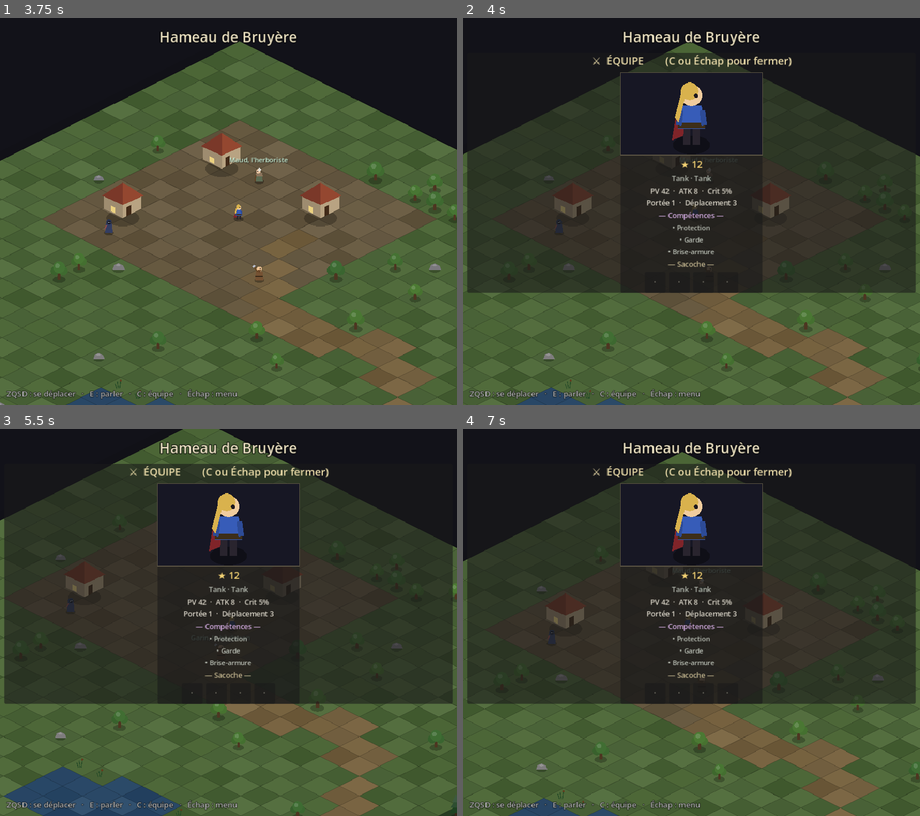
Above: before the commit, frames 1-4 (two rows, left to right).
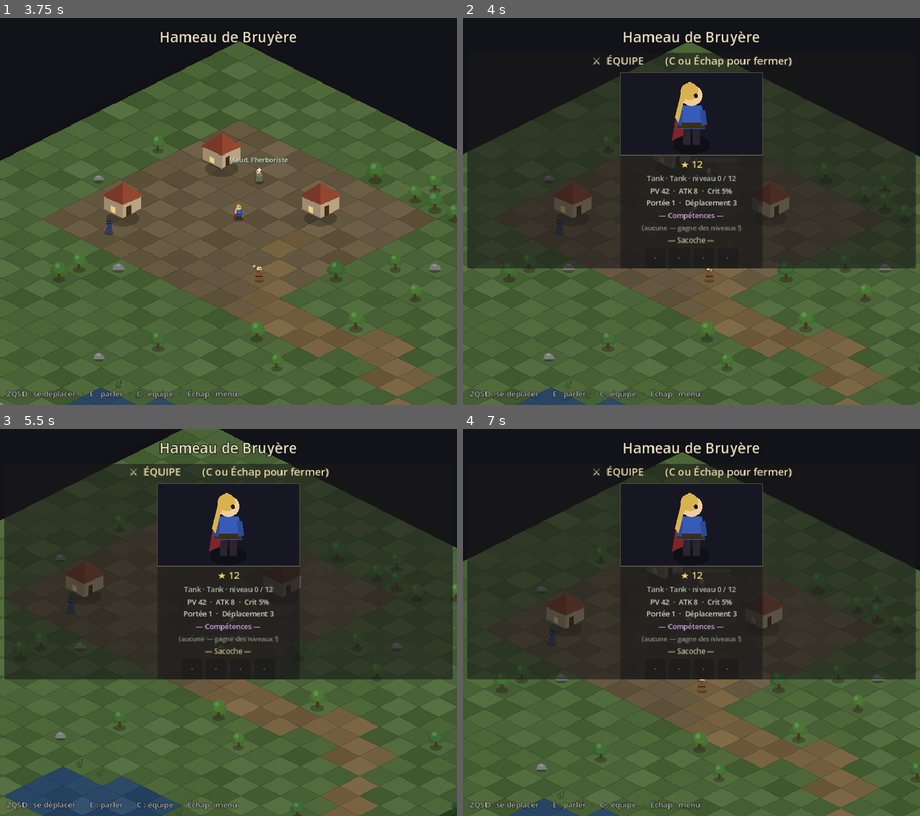
Above: after the commit, the same moments.

Repository: bodji27200-web/mon-jeux-video-
Game: Godot game, scene res://Title.tscn
Two runs of this game, one before a commit and one after it. Both use one fixed random seed, a clock stepped at 60 frames per second and the inputs below.
Inputs (mouse positions are in pixels of both pictures, inside the frame that each line leads up to):
- Up to frame 1 (3.75 s): click "⚜ Campagne" at 0.5 s; click "Normal — L'expérience équilib…" at 1.25 s; click (82, 265) at 2.02 s; type "12" at 2.1 s; click "⚔ Commencer l'aventure" at 2.75 s; tap Enter (ui_accept) at 3.5 s; move the mouse to (329, 192) at 3.52 s; hold D from 3.53 s (still down); tap E at 3.6 s; click (329, 192) at 3.67 s
- Up to frame 2 (4 s): keep holding D; tap Enter (ui_accept) at 3.77 s; tap C at 3.8 s
- Up to frame 3 (5.5 s): move the mouse to (137, 641) at 4.27 s; release D at 4.28 s; hold S 4.28-5.03 s; tap C at 4.35, 5.3 s; tap Enter (ui_accept) at 4.52 s; tap E at 4.55, 5.1 s; move the mouse to (274, 537) at 5.02 s; hold D from 5.03 s (still down)
- Up to frame 4 (7 s): move the mouse to (668, 699) at 5.77 s; release D at 5.78 s; hold W 5.78-6.53 s; tap C at 5.85, 6.8 s; click (668, 699) at 5.92 s; tap Enter (ui_accept) at 6.02, 6.77 s; tap E at 6.05, 6.6 s; move the mouse to (828, 680) at 6.52 s; hold A from 6.53 s (still down)

Frame 1 is identical in both runs. In frame 2, 6.7% of the frame differs, in the area x 0-100%, y 40-72%; in frame 3, 6.7%; in frame 4, 6.7%.

Commit message:
Campagne : niveaux (max 12) + arbres de compétences par rôle
- Victoire = +1 niveau par membre présent (+2 contre un boss)
- Chaque niveau : choix d'un bonus permanent (+6% PV / +1 ATK / +3% crit)
- Chaque niveau pair : 1 compétence au choix parmi 2 (arbre du rôle,
  4 rôles x 6 rangées x 2 — types existants, zéro nouveau code moteur)
- Départ SANS compétence : le build se construit en jouant
- Choix au retour dans le monde (panneau dédié, monde en pause)
- Compagnons : classes propres à la campagne (Sera la pisteuse, Garin le
  bûcheron, figures dessinées) — le JcJ reste un mode à part
- Barre de compétences : 6 emplacements ; fiche d'équipe : niveau, stats
  boostées, compétences d'arbre

https://claude.ai/code/session_01EpgfsrtgHrc32ugg4f27MT

Diff:
--- a/Battle.gd
+++ b/Battle.gd
@@ -16,7 +16,7 @@
 # Barre de compétences : 3 carrés en bas à droite, un par compétence active de
 # la classe (jusqu'à 3). Les carrés sans compétence restent vides/désactivés.
 # Icône courte par type de compétence.
-const SKILL_SLOTS := 3
+const SKILL_SLOTS := 6  # 6 carrés (arbres de campagne) ; le JcJ en remplit 3
 # Bonus de dégâts en attaquant depuis une hauteur supérieure (relief tactique).
 const HIGH_GROUND_MULT := 1.25
 
@@ -90,6 +90,10 @@
 		for u in get_tree().get_nodes_in_group("units"):
 			if u.is_player() and ni < GameData.campaign_battle_names.size():
 				u.display_name = str(GameData.campaign_battle_names[ni])
+				# Progression de campagne : niveaux, bonus et compétences d'arbre.
+				if ni < GameData.campaign_battle_ids.size():
+					u.apply_growth(GameData.member_progress(
+							str(GameData.campaign_battle_ids[ni])))
 				ni += 1
 	_start_player = GameData.player_team.size()
 	_start_ai = GameData.ai_team.size()
@@ -692,7 +696,17 @@
 			replay_button.text = "Continuer l'aventure" if p else "Retour au menu"
 			if p and not GameData.campaign_defeated.has(GameData.campaign_enemy_id):
 				GameData.campaign_defeated.append(GameData.campaign_enemy_id)
+				# Victoire = +1 niveau pour chaque membre présent (+2 si boss).
+				var gain := 1
+				for cid2 in GameData.ai_team:
+					if GameData.CLASSES.get(cid2, {}).get("boss", false):
+						gain = 2
+				for mid in GameData.campaign_battle_ids:
+					var prog: Dictionary = GameData.member_progress(str(mid))
+					prog.pending = mini(int(prog.pending) + gain,
+							GameData.MAX_LEVEL - int(prog.level))
 				GameData.save_campaign()
+				stats_label.text += "\n\n★ Niveau supérieur ! (choix au retour dans le monde)"
 			elif not p and GameData.campaign_difficulty == "hardcore":
 				# Hardcore : la mort de l'équipe efface la campagne (mort permanente).
 				GameData.clear_campaign()
--- a/GameData.gd
+++ b/GameData.gd
@@ -417,6 +417,24 @@
 		"max_hp": 18, "move_range": 4, "attack": 9, "attack_range": 3,
 		"crit_chance": 0.15, "behavior": "kite", "on_hit": "poison", "role": "ranged",
 		"hidden": true, "figure": "rodeur",
+		"skills": [],
+	},
+	# Compagnons de CAMPAGNE (hidden : classes propres au mode histoire,
+	# dessinées via leur figure d'exploration — le JcJ est un mode à part).
+	"sera_pisteuse": {
+		"name": "Sera la pisteuse", "color": Color(0.30, 0.42, 0.62), "symbol": "s",
+		"description": "Déserteuse des rôdeurs. Frappe de loin et connaît leurs faiblesses.",
+		"max_hp": 24, "move_range": 4, "attack": 9, "attack_range": 4,
+		"crit_chance": 0.20, "behavior": "kite", "role": "ranged",
+		"hidden": true, "figure_npc": "etrangere",
+		"skills": [],
+	},
+	"garin_bucheron": {
+		"name": "Garin le bûcheron", "color": Color(0.55, 0.38, 0.22), "symbol": "g",
+		"description": "Bûcheron à l'allonge de lancier. Solide, tient la ligne de front.",
+		"max_hp": 34, "move_range": 3, "attack": 9, "attack_range": 2,
+		"crit_chance": 0.10, "behavior": "melee", "role": "tank",
+		"hidden": true, "figure_npc": "bucheron",
 		"skills": [],
 	},
 	"veilleur_murmures": {
@@ -541,12 +559,95 @@
 
 # Compagnons recrutables en campagne (id -> nom, classe de combat, figure
 # d'exploration). Recrutés via les dialogues ; ils marchent derrière le héros.
+# Leurs classes sont PROPRES à la campagne (le JcJ est un mode à part).
 const COMPANIONS := {
-	"sera":  {"name": "Sera",  "class": "chasseur", "figure": "etrangere"},
-	"garin": {"name": "Garin", "class": "lancier",  "figure": "bucheron"},
+	"sera":  {"name": "Sera",  "class": "sera_pisteuse",  "figure": "etrangere"},
+	"garin": {"name": "Garin", "class": "garin_bucheron", "figure": "bucheron"},
 }
 var campaign_party: Array = []         # ids des compagnons recrutés (ordre de marche)
 var campaign_battle_names: Array = []  # noms des unités joueur au combat (transitoire)
+var campaign_battle_ids: Array = []    # ids de progression ("hero", "sera"...) alignés
+
+# --- Niveaux & arbres de compétences (campagne uniquement) ---
+# Victoire = +1 niveau pour chaque membre présent (+2 contre un boss), max 12.
+# Chaque niveau : choix d'un bonus ; chaque niveau PAIR : choix d'1 compétence
+# parmi 2 dans l'arbre du RÔLE (rangée = niveau/2). En campagne, on démarre
+# SANS compétence : le build se construit en jouant.
+const MAX_LEVEL := 12
+const LEVEL_BONUSES := [
+	{"id": "pv",   "label": "+6% PV max",   "hp_pct": 0.06},
+	{"id": "atk",  "label": "+1 Attaque",   "atk": 1},
+	{"id": "crit", "label": "+3% Critique", "crit": 0.03},
+]
+# Arbres par rôle : 6 rangées de 2 choix (types 100 % déjà gérés par le moteur).
+const TREE := {
+	"tank": [
+		[{"name": "Protection", "type": "shield_ally", "target": "ally", "range": 2, "cooldown": 3, "desc": "Bouclier (-50% dégâts subis, 2 tours) sur un allié à 2 cases."},
+		 {"name": "Garde", "type": "self_buff", "target": "self", "buff": "garde", "cooldown": 3, "desc": "-60% de dégâts subis pendant 2 tours."}],
+		[{"name": "Coup de bouclier", "type": "heavy_strike", "target": "enemy", "dmg_mult": 1.5, "range": 1, "cooldown": 3, "desc": "Frappe lourde (×1.5) au corps à corps."},
+		 {"name": "Brise-armure", "type": "apply_debuff", "target": "enemy", "buff": "vulnerabilite", "range": 1, "cooldown": 3, "desc": "Frappe et expose la cible (+35% dégâts subis, 2 tours)."}],
+		[{"name": "Rempart", "type": "buff_ally", "target": "ally", "buff": "bouclier", "range": 2, "cooldown": 3, "desc": "Bouclier (-50% dégâts subis, 2 tours) sur un allié."},
+		 {"name": "Secousse", "type": "cleave", "target": "enemy", "radius": 1, "dmg_mult": 1.0, "range": 1, "cooldown": 3, "desc": "Frappe la cible et tous ses voisins."}],
+		[{"name": "Représailles", "type": "self_buff", "target": "self", "buff": "riposte", "cooldown": 3, "desc": "Contre-attaque automatique au corps à corps (2 tours)."},
+		 {"name": "Cri de guerre", "type": "team_buff", "target": "self", "buff": "force", "cooldown": 4, "desc": "TOUTE l'équipe gagne +50% de dégâts (2 tours)."}],
+		[{"name": "Châtiment", "type": "heavy_strike", "target": "enemy", "dmg_mult": 1.7, "range": 1, "cooldown": 3, "desc": "Coup dévastateur (×1.7)."},
+		 {"name": "Entrave", "type": "apply_debuff", "target": "enemy", "buff": "racines", "range": 1, "cooldown": 4, "desc": "Frappe et immobilise la cible 1 tour."}],
+		[{"name": "Forteresse", "type": "team_buff", "target": "self", "buff": "bouclier", "cooldown": 4, "desc": "TOUTE l'équipe subit -50% de dégâts (2 tours)."},
+		 {"name": "Exécution", "type": "heavy_strike", "target": "enemy", "dmg_mult": 1.9, "range": 1, "cooldown": 3, "desc": "Coup fatal (×1.9)."}],
+	],
+	"melee": [
+		[{"name": "Frappe lourde", "type": "heavy_strike", "target": "enemy", "dmg_mult": 1.5, "range": 1, "cooldown": 3, "desc": "Coup puissant (×1.5) au corps à corps."},
+		 {"name": "Affûtage", "type": "self_buff", "target": "self", "buff": "force", "cooldown": 4, "desc": "+50% de dégâts pendant 2 tours."}],
+		[{"name": "Fauchage", "type": "cleave", "target": "enemy", "radius": 1, "dmg_mult": 1.0, "range": 1, "cooldown": 3, "desc": "Frappe la cible et tous ses voisins."},
+		 {"name": "Entaille exposante", "type": "apply_debuff", "target": "enemy", "buff": "vulnerabilite", "range": 1, "cooldown": 3, "desc": "Frappe et expose la cible (+35% dégâts subis, 2 tours)."}],
+		[{"name": "Pas de l'ombre", "type": "teleport_strike", "target": "enemy", "range": 4, "cooldown": 3, "desc": "Se téléporte au contact d'un ennemi (4 cases) et frappe."},
+		 {"name": "Rage", "type": "self_buff", "target": "self", "buff": "rage", "cooldown": 4, "desc": "+50% de dégâts mais +25% subis (2 tours)."}],
+		[{"name": "Lame drainante", "type": "drain_strike", "target": "enemy", "range": 1, "cooldown": 4, "desc": "Frappe et récupère 60% des dégâts en PV."},
+		 {"name": "Coup au genou", "type": "apply_debuff", "target": "enemy", "buff": "racines", "range": 1, "cooldown": 4, "desc": "Frappe et immobilise la cible 1 tour."}],
+		[{"name": "Décapitation", "type": "heavy_strike", "target": "enemy", "dmg_mult": 1.8, "range": 1, "cooldown": 3, "desc": "Coup dévastateur (×1.8). Idéal pour achever."},
+		 {"name": "Posture du duel", "type": "self_buff", "target": "self", "buff": "riposte", "cooldown": 3, "desc": "Contre-attaque automatique au corps à corps (2 tours)."}],
+		[{"name": "Tourbillon", "type": "cleave", "target": "enemy", "radius": 1, "dmg_mult": 1.3, "range": 1, "cooldown": 3, "desc": "Fauche tout autour (×1.3)."},
+		 {"name": "Coup fatal", "type": "heavy_strike", "target": "enemy", "dmg_mult": 2.0, "range": 1, "cooldown": 3, "desc": "Le coup ultime (×2.0)."}],
+	],
+	"ranged": [
+		[{"name": "Tir visé", "type": "heavy_strike", "target": "enemy", "dmg_mult": 1.5, "range": 4, "cooldown": 3, "desc": "Tir puissant (×1.5) jusqu'à 4 cases."},
+		 {"name": "Flèche vénéneuse", "type": "apply_debuff", "target": "enemy", "buff": "poison", "range": 4, "cooldown": 3, "desc": "Tir + poison (3 dégâts/tour, 3 tours)."}],
+		[{"name": "Tir perforant", "type": "piercing_shot", "target": "line", "range": 4, "cooldown": 3, "desc": "Touche TOUS les ennemis alignés dans une direction."},
+		 {"name": "Flèche entravante", "type": "apply_debuff", "target": "enemy", "buff": "racines", "range": 4, "cooldown": 3, "desc": "Tir + immobilisation 1 tour."}],
+		[{"name": "Tir en retraite", "type": "retreat_shot", "target": "enemy", "range": 4, "retreat": 2, "cooldown": 3, "desc": "Tire puis recule de 2 cases."},
+		 {"name": "Tir fragilisant", "type": "apply_debuff", "target": "enemy", "buff": "vulnerabilite", "range": 4, "cooldown": 3, "desc": "Tir + vulnérabilité (+35% dégâts subis, 2 tours)."}],
+		[{"name": "Pluie de flèches", "type": "cleave", "target": "enemy", "radius": 1, "dmg_mult": 1.0, "range": 4, "cooldown": 3, "desc": "Salve sur la cible et tous ses voisins."},
+		 {"name": "Tir glacé", "type": "apply_debuff", "target": "enemy", "buff": "gel", "range": 4, "cooldown": 3, "desc": "Tir + gel (-2 déplacement, 2 tours)."}],
+		[{"name": "Tir d'élite", "type": "heavy_strike", "target": "enemy", "dmg_mult": 1.8, "range": 5, "cooldown": 3, "desc": "Tir surpuissant (×1.8) à très longue portée."},
+		 {"name": "Flèche toxique", "type": "double_dot", "target": "enemy", "range": 4, "cooldown": 3, "desc": "Applique Poison ET Brûlure simultanément."}],
+		[{"name": "Tir fatal", "type": "heavy_strike", "target": "enemy", "dmg_mult": 2.0, "range": 5, "cooldown": 3, "desc": "Le tir ultime (×2.0)."},
+		 {"name": "Volée suppressive", "type": "team_debuff", "target": "self", "buff": "affaiblissement", "cooldown": 4, "desc": "TOUS les ennemis perdent 30% de dégâts (2 tours)."}],
+	],
+	"healer": [
+		[{"name": "Soin", "type": "war_heal", "target": "ally", "heal_amount": 14, "range": 3, "can_self": true, "cooldown": 3, "desc": "Rend 14 PV à un allié (ou soi)."},
+		 {"name": "Régénération", "type": "buff_ally", "target": "ally", "buff": "regen", "range": 3, "can_self": true, "cooldown": 3, "desc": "Soigne 5 PV/tour pendant 3 tours."}],
+		[{"name": "Purification", "type": "purify", "target": "ally", "range": 3, "can_self": true, "cooldown": 3, "desc": "Retire tous les effets négatifs d'un allié (ou de soi)."},
+		 {"name": "Protection sacrée", "type": "buff_ally", "target": "ally", "buff": "bouclier", "range": 3, "can_self": true, "cooldown": 3, "desc": "Bouclier (-50% dégâts subis, 2 tours)."}],
+		[{"name": "Renforcement", "type": "empower_ally", "target": "ally", "range": 3, "cooldown": 3, "desc": "Un allié gagne +50% de dégâts (2 tours)."},
+		 {"name": "Semonce", "type": "apply_debuff", "target": "enemy", "buff": "affaiblissement", "range": 3, "cooldown": 3, "desc": "Frappe et affaiblit la cible (-30% dégâts, 2 tours)."}],
+		[{"name": "Grand soin", "type": "war_heal", "target": "ally", "heal_amount": 20, "range": 3, "can_self": true, "cooldown": 3, "desc": "Rend 20 PV à un allié (ou soi)."},
+		 {"name": "Garde collective", "type": "team_buff", "target": "self", "buff": "bouclier", "cooldown": 5, "desc": "TOUTE l'équipe subit -50% de dégâts (2 tours)."}],
+		[{"name": "Jugement", "type": "apply_debuff", "target": "enemy", "buff": "vulnerabilite", "range": 3, "cooldown": 3, "desc": "Frappe et condamne (+35% dégâts subis, 2 tours)."},
+		 {"name": "Garde du bretteur", "type": "buff_ally", "target": "ally", "buff": "riposte", "range": 3, "can_self": true, "cooldown": 4, "desc": "Un allié contre-attaque au corps à corps (2 tours)."}],
+		[{"name": "Hymne héroïque", "type": "team_buff", "target": "self", "buff": "force", "cooldown": 4, "desc": "TOUTE l'équipe gagne +50% de dégâts (2 tours)."},
+		 {"name": "Miracle", "type": "war_heal", "target": "ally", "heal_amount": 32, "range": 3, "can_self": true, "cooldown": 4, "desc": "Rend 32 PV à un allié (ou soi)."}],
+	],
+}
+# Progression par membre ("hero", "sera"...) : niveau, choix en attente, bonus
+# cumulés et compétences choisies (dicts complets, persistés tels quels).
+var campaign_levels := {}
+
+
+func member_progress(mid: String) -> Dictionary:
+	if not campaign_levels.has(mid):
+		campaign_levels[mid] = {"level": 0, "pending": 0,
+				"hp_pct": 0.0, "atk": 0, "crit": 0.0, "skills": []}
+	return campaign_levels[mid]
 
 
 # Pose un drapeau de campagne (choix mémorisé) sans sauvegarder (l'appelant
@@ -572,6 +673,7 @@
 	campaign_flags = {}
 	campaign_hero = {}
 	campaign_party = []
+	campaign_levels = {}
 	campaign_saved_at = ""
 	save_settings()
 
@@ -633,6 +735,7 @@
 	cfg.set_value("campaign", "flags", campaign_flags)
 	cfg.set_value("campaign", "hero", campaign_hero)
 	cfg.set_value("campaign", "party", campaign_party)
+	cfg.set_value("campaign", "levels", campaign_levels)
 	cfg.save(SETTINGS_PATH)
 
 
@@ -655,3 +758,4 @@
 	campaign_flags = cfg.get_value("campaign", "flags", {})
 	campaign_hero = cfg.get_value("campaign", "hero", {})
 	campaign_party = cfg.get_value("campaign", "party", [])
+	campaign_levels = cfg.get_value("campaign", "levels", {})
--- a/Overworld.gd
+++ b/Overworld.gd
@@ -227,6 +227,13 @@
 var _sheet_open := false
 var _sheet_panel: PanelContainer
 var _sheet_box: HBoxContainer  # colonnes côte à côte (façon BG3 : 1 par perso)
+# Montées de niveau (après victoire) : file de choix bonus/compétence par membre.
+var _leveling := false
+var _lvl_queue: Array = []
+var _lvl_panel: PanelContainer
+var _lvl_title: Label
+var _lvl_sub: Label
+var _lvl_choices: VBoxContainer
 
 
 func _ready() -> void:
@@ -244,6 +251,8 @@
 	# Fondu d'arrivée dans le monde.
 	_fade.color = Color(0.0, 0.0, 0.0, 1.0)
 	create_tween().tween_property(_fade, "color:a", 0.0, 0.7)
+	# Montées de niveau gagnées au dernier combat : on choisit maintenant.
+	_check_levelups()
 
 
 # --- Génération du monde (déterministe : le même à chaque visite) ---
@@ -516,6 +525,29 @@
 	_sheet_box.add_theme_constant_override("separation", 10)
 	sheet_root.add_child(_sheet_box)
 
+	# Panneau de montée de niveau (après victoire) : un choix à la fois.
+	_lvl_panel = PanelContainer.new()
+	_lvl_panel.position = Vector2(166, 180)
+	_lvl_panel.custom_minimum_size = Vector2(500, 0)
+	_lvl_panel.visible = false
+	layer.add_child(_lvl_panel)
+	var lvl_box := VBoxContainer.new()
+	lvl_box.add_theme_constant_override("separation", 8)
+	_lvl_panel.add_child(lvl_box)
+	_lvl_title = Label.new()
+	_lvl_title.horizontal_alignment = HORIZONTAL_ALIGNMENT_CENTER
+	_lvl_title.add_theme_font_size_override("font_size", 22)
+	_lvl_title.add_theme_color_override("font_color", Color(0.98, 0.85, 0.40))
+	lvl_box.add_child(_lvl_title)
+	_lvl_sub = Label.new()
+	_lvl_sub.horizontal_alignment = HORIZONTAL_ALIGNMENT_CENTER
+	_lvl_sub.add_theme_font_size_override("font_size", 15)
+	_lvl_sub.add_theme_color_override("font_color", Color(0.82, 0.80, 0.74))
+	lvl_box.add_child(_lvl_sub)
+	_lvl_choices = VBoxContainer.new()
+	_lvl_choices.add_theme_constant_override("separation", 6)
+	lvl_box.add_child(_lvl_choices)
+
 	_fade = ColorRect.new()
 	_fade.position = Vector2.ZERO
 	_fade.size = Vector2(832, 704)
@@ -529,7 +561,7 @@
 func _process(delta: float) -> void:
 	if _grace > 0.0:
 		_grace -= delta
-	if not _locked and not _talking and not _sheet_open:
+	if not _locked and not _talking and not _sheet_open and not _leveling:
 		_move_player(delta)
 		_update_foes(delta)
 		_update_npcs()
@@ -563,12 +595,12 @@
 		GameData.save_campaign()
 		get_tree().change_scene_to_file("res://Title.tscn")
 	# E : parler au PNJ à portée (les choix se font à la souris).
-	if event.physical_keycode == KEY_E and not _talking and not _sheet_open:
+	if event.physical_keycode == KEY_E and not _talking and not _sheet_open and not _leveling:
 		var npc := _nearest_npc()
 		if npc:
 			_open_dialogue(npc)
 	# C : fiche d'équipe (héros + compagnons), monde en pause pendant la lecture.
-	if event.physical_keycode == KEY_C and not _talking:
+	if event.physical_keycode == KEY_C and not _talking and not _leveling:
 		if _sheet_open:
 			_close_sheet()
 		else:
@@ -738,12 +770,12 @@
 	Audio.play_sfx("click")
 	for c in _sheet_box.get_children():
 		c.queue_free()
-	_add_sheet_column(str(GameData.campaign_hero.get("name", "Héros")),
+	_add_sheet_column("hero", str(GameData.campaign_hero.get("name", "Héros")),
 			str(GameData.campaign_hero.get("class", "tank")), true, "")
 	for comp_id in GameData.campaign_party:
 		var c: Dictionary = GameData.COMPANIONS.get(comp_id, {})
 		if not c.is_empty():
-			_add_sheet_column(str(c.name), str(c["class"]), false, str(c.figure))
+			_add_sheet_column(str(comp_id), str(c.name), str(c["class"]), false, str(c.figure))
 	_sheet_panel.visible = true
 
 
@@ -752,12 +784,110 @@
 	_sheet_panel.visible = false
 
 
+# --- Montées de niveau (après victoire) ---
+# File d'étapes : chaque niveau = un bonus à choisir ; niveau PAIR = en plus,
+# 1 compétence parmi 2 dans l'arbre du rôle. Monde en pause pendant les choix.
+
+func _member_display(mid: String) -> String:
+	if mid == "hero":
+		return str(GameData.campaign_hero.get("name", "Héros"))
+	return str(GameData.COMPANIONS.get(mid, {}).get("name", mid))
+
+
+func _member_role(mid: String) -> String:
+	var cid := str(GameData.campaign_hero.get("class", "tank")) if mid == "hero" \
+			else str(GameData.COMPANIONS.get(mid, {}).get("class", "tank"))
+	return str(GameData.CLASSES.get(cid, {}).get("role", "melee"))
+
+
+func _check_levelups() -> void:
+	_lvl_queue.clear()
+	var members: Array = ["hero"]
+	for comp_id in GameData.campaign_party:
+		members.append(str(comp_id))
+	for mid in members:
+		var p: Dictionary = GameData.member_progress(str(mid))
+		var lvl: int = int(p.level)
+		var pend: int = int(p.pending)
+		while pend > 0 and lvl < GameData.MAX_LEVEL:
+			lvl += 1
+			pend -= 1
+			_lvl_queue.append({"id": mid, "kind": "bonus", "level": lvl})
+			if lvl % 2 == 0:
+				_lvl_queue.append({"id": mid, "kind": "skill", "level": lvl,
+						"row": lvl / 2 - 1})
+	if not _lvl_queue.is_empty():
+		_leveling = true
+		_show_levelup_step()
+
+
+func _show_levelup_step() -> void:
+	if _lvl_queue.is_empty():
+		_leveling = false
+		_lvl_panel.visible = false
+		GameData.campaign_pos = _player.mpos
+		GameData.save_campaign()
+		return
+	var step: Dictionary = _lvl_queue[0]
+	var mid := str(step.id)
+	_lvl_title.text = "★  %s passe niveau %d !" % [_member_display(mid), int(step.level)]
+	for c in _lvl_choices.get_children():
+		c.queue_free()
+	if str(step.kind) == "bonus":
+		_lvl_sub.text = "Choisis un bonus permanent :"
+		for b in GameData.LEVEL_BONUSES:
+			var bonus: Dictionary = b
+			_lvl_choices.add_child(_lvl_button(str(bonus.label), "", func():
+				_apply_bonus_choice(step, bonus)))
+	else:
+		_lvl_sub.text = "Choisis une NOUVELLE compétence (définitif) :"
+		var row: Array = GameData.TREE[_member_role(mid)][int(step.row)]
+		for opt in row:
+			var skill: Dictionary = opt
+			_lvl_choices.add_child(_lvl_button(str(skill.name), str(skill.desc), func():
+				_apply_skill_choice(step, skill)))
+	_lvl_panel.visible = true
+
+
+func _lvl_button(title: String, desc: String, cb: Callable) -> Button:
+	var b := Button.new()
+	b.text = title if desc == "" else "%s\n%s" % [title, desc]
+	b.custom_minimum_size = Vector2(0, 44 if desc == "" else 58)
+	b.focus_mode = Control.FOCUS_NONE
+	b.autowrap_mode = TextServer.AUTOWRAP_WORD_SMART
+	b.pressed.connect(func():
+		Audio.play_sfx("click")
+		cb.call())
+	return b
+
+
+func _apply_bonus_choice(step: Dictionary, bonus: Dictionary) -> void:
+	var p: Dictionary = GameData.member_progress(str(step.id))
+	p.level = int(step.level)
+	p.pending = maxi(0, int(p.pending) - 1)
+	p.hp_pct = float(p.hp_pct) + float(bonus.get("hp_pct", 0.0))
+	p.atk = int(p.atk) + int(bonus.get("atk", 0))
+	p.crit = float(p.crit) + float(bonus.get("crit", 0.0))
+	GameData.save_campaign()
+	_lvl_queue.pop_front()
+	_show_levelup_step()
+
+
+func _apply_skill_choice(step: Dictionary, skill: Dictionary) -> void:
+	var p: Dictionary = GameData.member_progress(str(step.id))
+	p.skills.append(skill.duplicate())
+	GameData.save_campaign()
+	_lvl_queue.pop_front()
+	_show_levelup_step()
+
+
 # Une colonne de personnage (façon BG3) : portrait dessiné en grand, identité,
 # stats, compétences, et la sacoche (structure de l'inventaire à venir).
-func _add_sheet_column(member_name: String, cid: String, is_hero: bool, fig: String) -> void:
+func _add_sheet_column(mid: String, member_name: String, cid: String, is_hero: bool, fig: String) -> void:
 	var d: Dictionary = GameData.CLASSES.get(cid, {})
 	if d.is_empty():
 		return
+	var p: Dictionary = GameData.member_progress(mid)
 	var panel := PanelContainer.new()
 	panel.custom_minimum_size = Vector2(258, 0)
 	var col := VBoxContainer.new()
@@ -777,14 +907,18 @@
 			Color(0.95, 0.82, 0.45) if is_hero else Color(0.75, 0.88, 0.80))
 	col.add_child(head)
 	var sub := Label.new()
-	sub.text = "%s · %s" % [str(d.name), str(ROLE_NAMES.get(str(d.get("role", "")), ""))]
+	sub.text = "%s · %s · niveau %d / %d" % [str(d.name),
+			str(ROLE_NAMES.get(str(d.get("role", "")), "")),
+			int(p.level), GameData.MAX_LEVEL]
 	sub.horizontal_alignment = HORIZONTAL_ALIGNMENT_CENTER
 	sub.add_theme_font_size_override("font_size", 13)
 	sub.add_theme_color_override("font_color", Color(0.70, 0.72, 0.68))
 	col.add_child(sub)
 	var stats := Label.new()
 	stats.text = "PV %d  ·  ATK %d  ·  Crit %d%%\nPortée %d  ·  Déplacement %d" % [
-			int(d.max_hp), int(d.attack), int(float(d.crit_chance) * 100.0),
+			int(round(float(d.max_hp) * (1.0 + float(p.hp_pct)))),
+			int(d.attack) + int(p.atk),
+			int((float(d.crit_chance) + float(p.crit)) * 100.0),
 			int(d.attack_range), int(d.move_range)]
 	stats.horizontal_alignment = HORIZONTAL_ALIGNMENT_CENTER
 	stats.add_theme_font_size_override("font_size", 13)
@@ -796,7 +930,16 @@
 	sk_head.add_theme_font_size_override("font_size", 13)
 	sk_head.add_theme_color_override("font_color", Color(0.80, 0.65, 0.85))
 	col.add_child(sk_head)
-	for a in d.get("actives", []):
+	# En campagne, les compétences viennent de l'ARBRE (choisies en montant
+	# de niveau) — pas du kit JcJ de la classe.
+	if p.skills.is_empty():
+		var none := Label.new()
+		none.text = "(aucune — gagne des niveaux !)"
+		none.horizontal_alignment = HORIZONTAL_ALIGNMENT_CENTER
+		none.add_theme_font_size_override("font_size", 12)
+		none.add_theme_color_override("font_color", Color(0.55, 0.55, 0.50))
+		col.add_child(none)
+	for a in p.skills:
 		var sk := Label.new()
 		sk.text = "• " + str(a.name)
 		sk.horizontal_alignment = HORIZONTAL_ALIGNMENT_CENTER
@@ -964,14 +1107,17 @@
 	# Équipe = le héros + ses compagnons recrutés (noms affichés en combat).
 	var team: Array = [str(GameData.campaign_hero.get("class", "tank"))]
 	var names: Array = [str(GameData.campaign_hero.get("name", "Héros"))]
+	var ids: Array = ["hero"]
 	for comp_id in GameData.campaign_party:
 		var c: Dictionary = GameData.COMPANIONS.get(comp_id, {})
 		if c.is_empty():
 			continue
 		team.append(str(c["class"]))
 		names.append(str(c.name))
+		ids.append(str(comp_id))
 	GameData.player_team = team
 	GameData.campaign_battle_names = names
+	GameData.campaign_battle_ids = ids
 	GameData.ai_team = foe.team.duplicate()
 	GameData.difficulty = GameData.campaign_difficulty
 	GameData.save_campaign()
--- a/Unit.gd
+++ b/Unit.gd
@@ -77,7 +77,7 @@
 func _process(delta: float) -> void:
 	if not is_alive():
 		return
-	if data.has("figure"):
+	if data.has("figure") or data.has("figure_npc"):
 		# Figures de campagne : animation continue mais redessin à 15 i/s
 		# seulement (60 redraws/s de vecteurs = trop pour le navigateur Xbox).
 		_anim_phase += delta
@@ -192,6 +192,21 @@
 # --- Compétences actives (jusqu'à 3 par classe, via "actives") ---
 # Compatibilité : si une classe utilise encore l'ancien champ "active" (dict
 # unique), il est renvoyé comme une liste d'un élément.
+
+# Campagne : applique la progression du membre (niveaux/arbre). Les stats sont
+# boostées et les compétences = UNIQUEMENT celles choisies dans l'arbre.
+# `data` est dupliqué pour ne jamais toucher au dictionnaire partagé CLASSES.
+func apply_growth(p: Dictionary) -> void:
+	data = data.duplicate()
+	data.max_hp = int(round(float(data.max_hp) * (1.0 + float(p.get("hp_pct", 0.0)))))
+	data.attack = int(data.attack) + int(p.get("atk", 0))
+	data.crit_chance = float(data.crit_chance) + float(p.get("crit", 0.0))
+	hp = data.max_hp
+	data.actives = p.get("skills", [])
+	data.erase("active")
+	skill_cds.resize(get_actives().size())
+	skill_cds.fill(0)
+
 
 func get_actives() -> Array:
 	if data.has("actives"):
@@ -363,6 +378,11 @@
 	# --- Personnage : figure de campagne dessinée, sprite, ou figurine repli ---
 	if data.has("figure"):
 		_draw_figure(str(data.figure))
+	elif data.has("figure_npc"):
+		# Compagnons de campagne : même figure que dans le monde (Sera, Garin).
+		draw_set_transform(Vector2(0, 6))
+		Overworld.draw_npc_figure(self, str(data.figure_npc), sin(_anim_phase * 2.0) * 0.8)
+		draw_set_transform(Vector2.ZERO)
 	elif SPRITES.has(class_id):
 		_draw_sprite()
 	else:
Not shown, changed: CLAUDE.md
